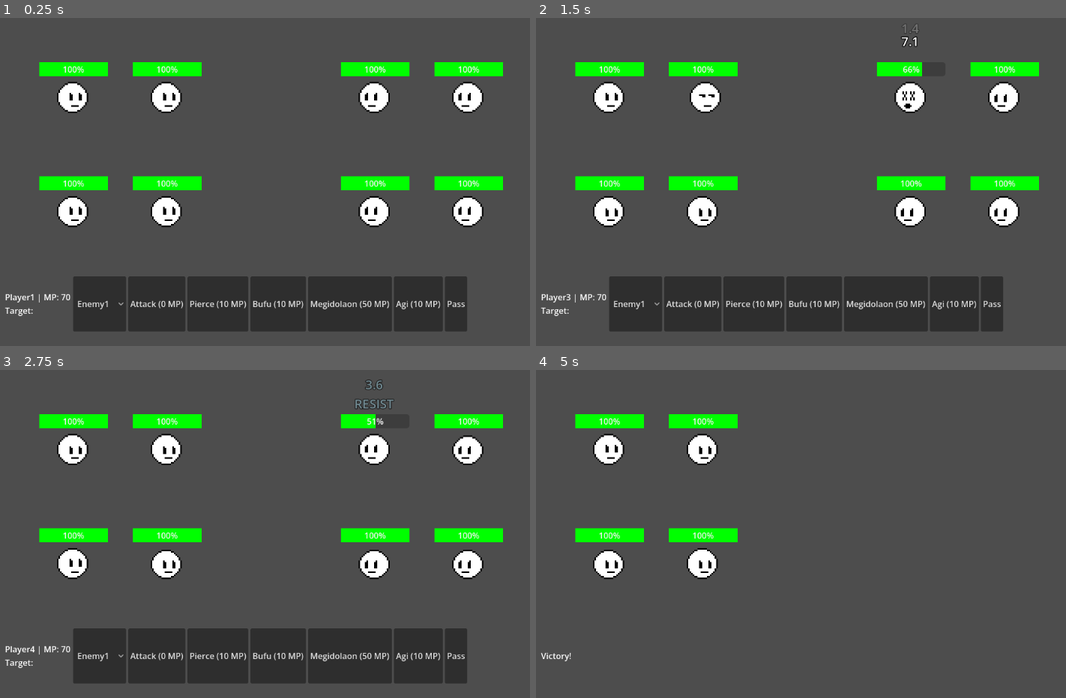
Above: before the commit, frames 1-4 (two rows, left to right).
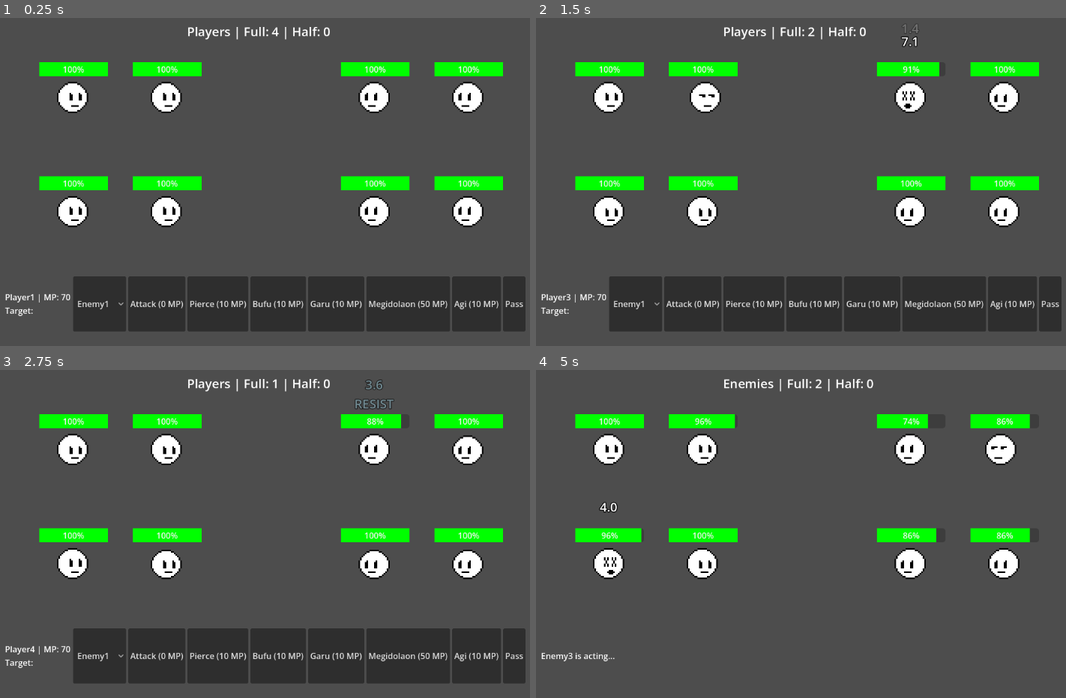
Above: after the commit, the same moments.

Repository: joshuaagha-afk/CompSci-IA-project
Game: Godot game, scene res://main_outer.tscn
Same seed, same stepped clock (60 frames per second), same inputs: the game is played once before the commit and once after it.
Inputs:
- Up to frame 1 (0.25 s): no input
- Up to frame 2 (1.5 s): click "Attack (0 MP)" at 0.5 s; click "Pierce (10 MP)" at 1.25 s
- Up to frame 3 (2.75 s): click "Bufu (10 MP)" at 2 s
- Up to frame 4 (5 s): click "Megidolaon (50 MP)" at 2.75 s

The runs differ from the first frame. In frame 1, 2.6% of the frame differs, in the area x 35-100%, y 2-96%; in frame 2, 2.8%; in frame 3, 2.8%; in frame 4, 4.4%, in the area x 0-94%, y 2-89%.

Commit message:
Add press-turn combat system

Diff:
--- a/PlayerStats.gd
+++ b/PlayerStats.gd
@@ -26,6 +26,7 @@
 		"res://rsc/skills/Attack.tres",
 		"res://rsc/skills/Pierce.tres",
 		"res://rsc/skills/Bufu.tres",
+		"res://rsc/skills/Garu.tres",
 
 		"res://rsc/skills/Megidolaon.tres",
 		"res://rsc/skills/Agi.tres"
--- a/attack_node.gd
+++ b/attack_node.gd
@@ -2,25 +2,30 @@
 
 var Skills:Array = []
 var Cooldowns:Array = []
-
+var LastResult: String = "Normal"
 signal AttackSig
 
 func Attack(skill):
 	var index = Skills.find(skill)
+
 	if Cooldowns[index] == 0:
 		var character = get_parent()
+		var is_player: bool = character.get_parent().PlayerTeam.has(character)
 
-		if character.CurrentMP < skill.MPCost:
-			print("Not enough MP!")
-			return
+		if is_player:
+			if character.CurrentMP < skill.MPCost:
+				print("Not enough MP!")
+				return
 
-		character.CurrentMP -= skill.MPCost
+			character.CurrentMP -= skill.MPCost
+
 		var Targets: Array = character.CurrentTargets
 
 		if skill.targeting == "All":
 			var battle = character.get_parent()
 			Targets = battle.GetOpponents(character)
 		var Damage = CalculateDamage(skill)
+		LastResult = "Normal"
 		for target in Targets:
 			if target == null or not is_instance_valid(target):
 				continue
@@ -34,8 +39,18 @@
 			var hit: bool = hit_chance >= 1.0 or randf() < hit_chance
 
 			if not hit:
+				LastResult = "Penalty"
 				target.ShowCombatText("MISS", Color.GRAY)
 				continue
+
+			var affinity: String = target.Affinities.get(
+				skill.Element, "Normal"
+			)
+
+			if affinity == "Null":
+				LastResult = "Penalty"
+			elif affinity == "Weak" and LastResult != "Penalty":
+				LastResult = "Bonus"
 
 			target.ReceiveDamage(Damage, skill.Element)
 
@@ -47,10 +62,7 @@
 	var available: Array = []
 
 	for i in range(Skills.size()):
-		if (
-			Cooldowns[i] == 0
-			and get_parent().CurrentMP >= Skills[i].MPCost
-		):
+		if Cooldowns[i] == 0:
 			available.append(Skills[i])
 
 	if available.is_empty():
@@ -58,9 +70,12 @@
 	else:
 		Attack(available.pick_random())
 
+
 func PassTurn():
+	LastResult = "Bonus"
 	RefreshCooldowns()
 	AttackSig.emit()
+
 func CalculateDamage(skill):
 	var Damage:float = get_parent().get(skill.SkillType)
 	Damage = (Damage/100)*skill.SkillPower
--- a/main_outer.gd
+++ b/main_outer.gd
@@ -12,6 +12,9 @@
 var ActiveSide: int = 0
 var ActiveIndex: int = 0
 var CurrentTurn
+var FullTurns: int = 0
+var HalfTurns: int = 0
+var TurnLabel: Label
 var BattleOver: bool = false
 
 
@@ -35,6 +38,12 @@
 
 	Teams = [PlayerTeam, EnemyTeam]
 
+	TurnLabel = Label.new()
+	TurnLabel.position = Vector2(400, 25)
+	TurnLabel.add_theme_font_size_override("font_size", 24)
+	add_child(TurnLabel)
+
+	FullTurns = LivingMembers(PlayerTeam).size()
 	StartTurn()
 
 
@@ -86,11 +95,16 @@
 
 
 func AdvanceSlot():
-	ActiveIndex += 1
+	ActiveIndex = (ActiveIndex + 1) % Teams[ActiveSide].size()
 
 	if ActiveIndex >= 4:
 		ActiveIndex = 0
 		ActiveSide = 1 - ActiveSide
+func ConsumeIcon():
+	if HalfTurns > 0:
+		HalfTurns -= 1
+	elif FullTurns > 0:
+		FullTurns -= 1
 
 
 func StartTurn():
@@ -109,6 +123,11 @@
 		AdvanceSlot()
 
 	CurrentTurn = Teams[ActiveSide][ActiveIndex]
+
+	TurnLabel.text = "%s | Full: %d | Half: %d" % [		"Players" if ActiveSide == 0 else "Enemies",
+	FullTurns,
+	HalfTurns
+	]
 
 	var targets = LivingMembers(Teams[1 - ActiveSide])
 
@@ -143,11 +162,35 @@
 		return
 
 	player_skill_box.DisableButtons(true)
+
+	var result: String = actor.AttackNode.LastResult
 	CurrentTurn = null
 
-	AdvanceSlot()
+	match result:
+		"Bonus":
+			if FullTurns > 0:
+				FullTurns -= 1
+				HalfTurns += 1
+			else:
+				ConsumeIcon()
+
+		"Penalty":
+			ConsumeIcon()
+			ConsumeIcon()
+
+		_:
+			ConsumeIcon()
+
+	if FullTurns + HalfTurns == 0:
+		ActiveSide = 1 - ActiveSide
+		ActiveIndex = 0
+
+		FullTurns = LivingMembers(Teams[ActiveSide]).size()
+		HalfTurns = 0
+	else:
+		AdvanceSlot()
+
 	call_deferred("StartTurn")
-
 
 func EndBattle(message: String):
 	BattleOver = true
--- a/rsc/mobs/Blob.tres
+++ b/rsc/mobs/Blob.tres
@@ -7,7 +7,7 @@
 [resource]
 script = ExtResource("1_uuhsg")
 MobName = "Blob"
-MaxHP = 25.0
+MaxHP = 100.0
 MaxMP = 100
 Str = 10
 Magic = 5
--- a/rsc/skills/Megidolaon.tres
+++ b/rsc/skills/Megidolaon.tres
@@ -1,11 +1,11 @@
 [gd_resource type="Resource" format=3 uid="uid://cusygmjvgphcj"]
 
-[ext_resource type="Script" uid="uid://b4n0xuqv15hev" path="res://SkillResource.gd" id="1_y3qy5"]
+[ext_resource type="Script" uid="uid://b4n0xuqv15hev" path="res://SkillResource.gd" id="1_76nem"]
 
 [resource]
-script = ExtResource("1_y3qy5")
+script = ExtResource("1_76nem")
 SkillName = "Megidolaon"
-SkillPower = 500.0
+SkillPower = 200.0
 SkillType = "Magic"
 Element = "Almighty"
 MPCost = 50
